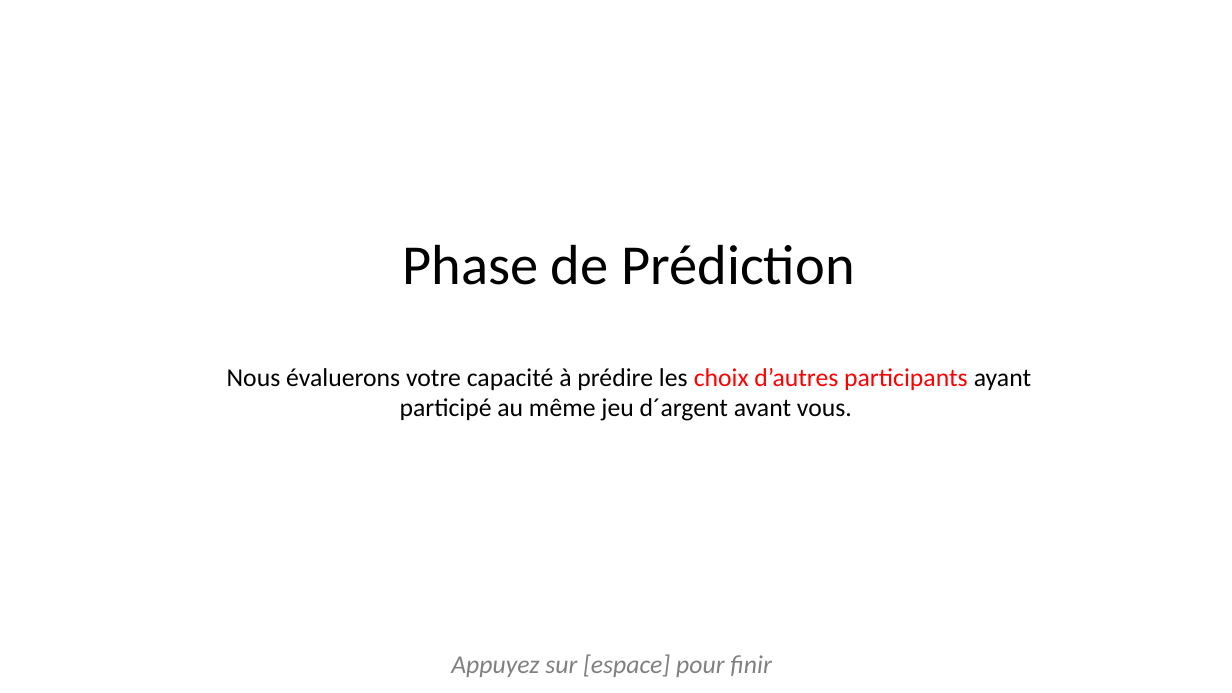
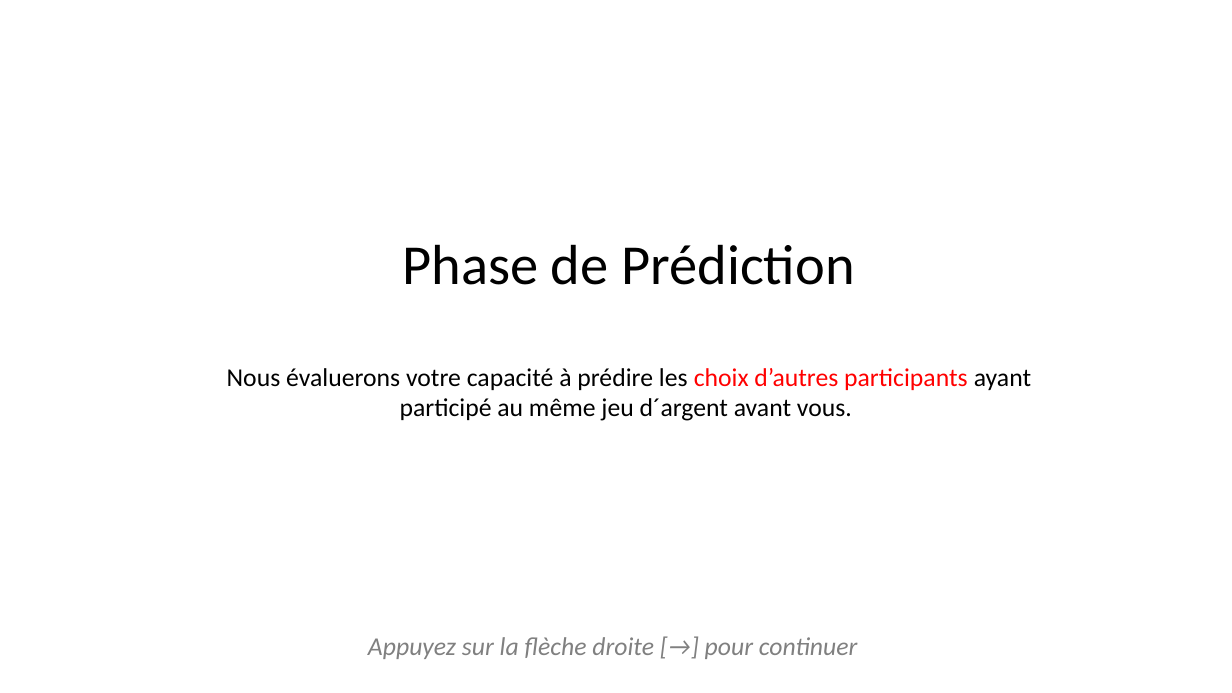
Before and after one commit to MBB-team/Online_Testing, a slide deck: slide 11 of DPD_task/stimuli/instructions/instructionsDPD.pptx. Drawn at 1232x693 pixels with LibreOffice and Linux fonts; fonts in the diff are those of the drawing. Boxes give left, top, right and bottom in pixels: in the first picture for what was removed or moved away, otherwise in the second. Text is boxed around its words. In the diff, an @@ line names an element or a change of style, - is before the commit and + after.

```diff
--- a/DPD_task/stimuli/instructions/instructionsDPD.pptx
+++ b/DPD_task/stimuli/instructions/instructionsDPD.pptx
@@ text at (368,637,857,659): text changed @@
-Appuyez sur [espace] pour finir
+Appuyez sur la flèche droite [→] pour continuer
```
Also in this commit, not shown: 4 other slides changed, 13 other files.
